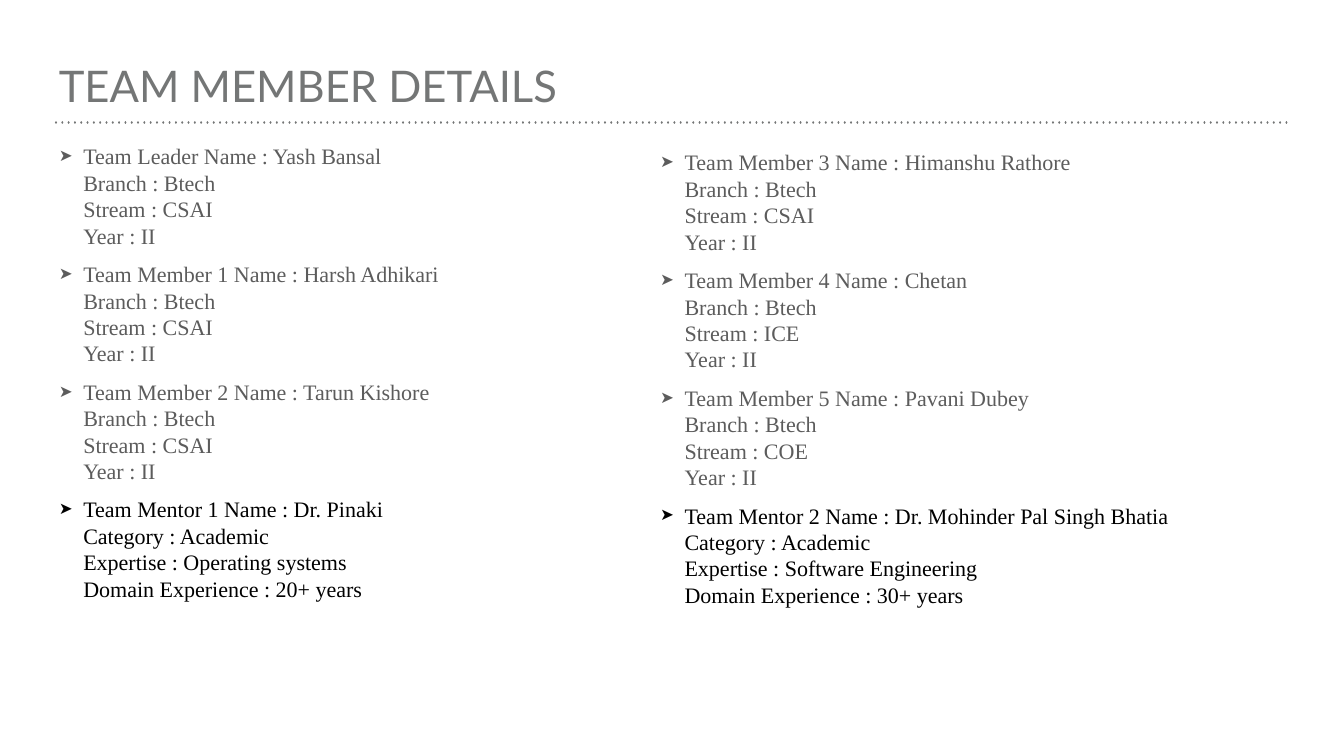
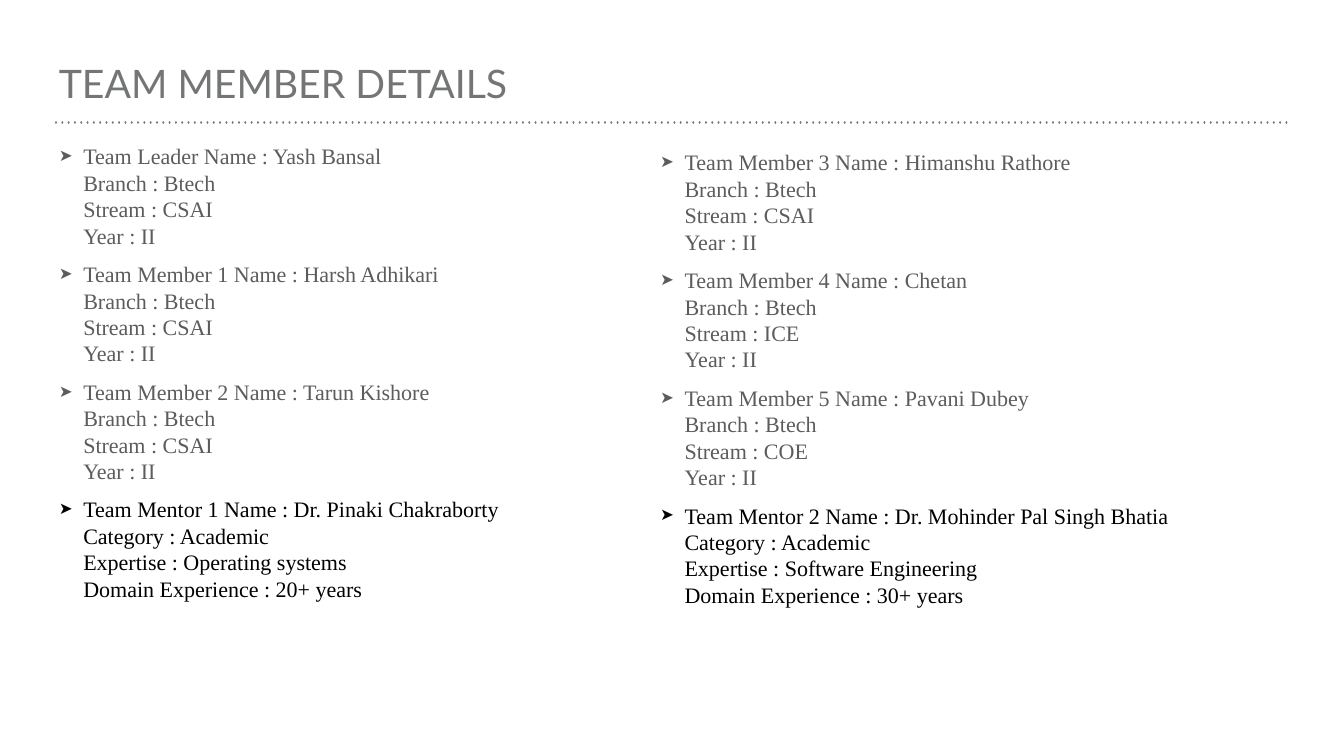
Before and after one commit to Tarun-kishore/BroSure-brute4s, a slide deck: slide 4 of PPTs/Idea - presentation.pptx. Drawn at 1344x756 pixels with LibreOffice and Linux fonts; fonts in the diff are those of the drawing. Boxes give left, top, right and bottom in pixels: in the first picture for what was removed or moved away, otherwise in the second. Text is boxed around its words. In the diff, an @@ line names an element or a change of style, - is before the commit and + after.

Commit message:
ppts added

```diff
--- a/PPTs/Idea - presentation.pptx
+++ b/PPTs/Idea - presentation.pptx
@@ title "TEAM MEMBER DETAILS" at (59,69,507,98): size 62.2 to 56 pt @@
@@ text at (83,501,499,602): text changed @@
-➤ Team Mentor 1 Name : Dr. Pinaki
-  Category : Academic
-  Expertise : Operating systems
-  Domain Experience : 20+ years
+➤ Team Mentor 1 Name : Dr. Pinaki Chakraborty
+  Category : Academic
+  Expertise : Operating systems
+  Domain Experience : 20+ years
```
Also in this commit, not shown: 1 other slide changed, 2 other files.
